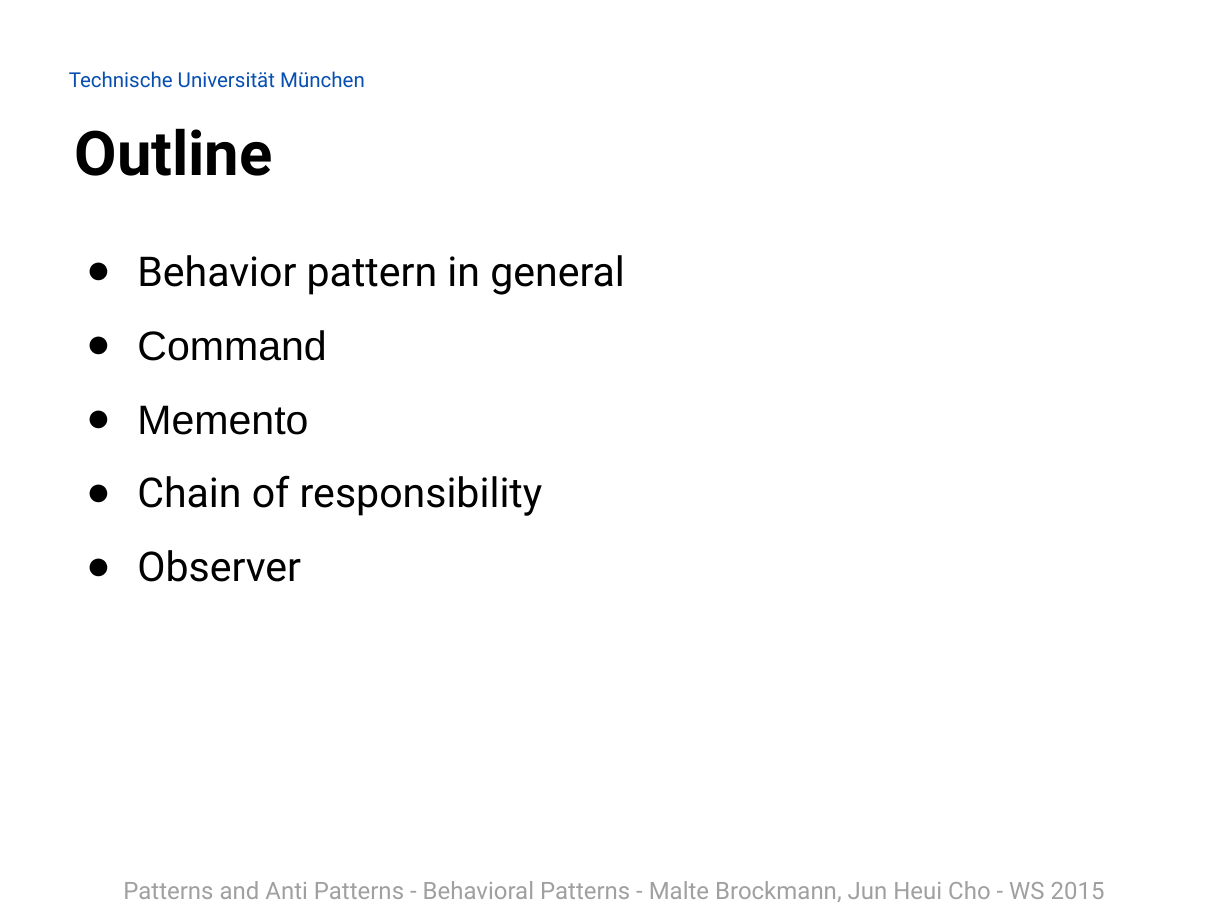
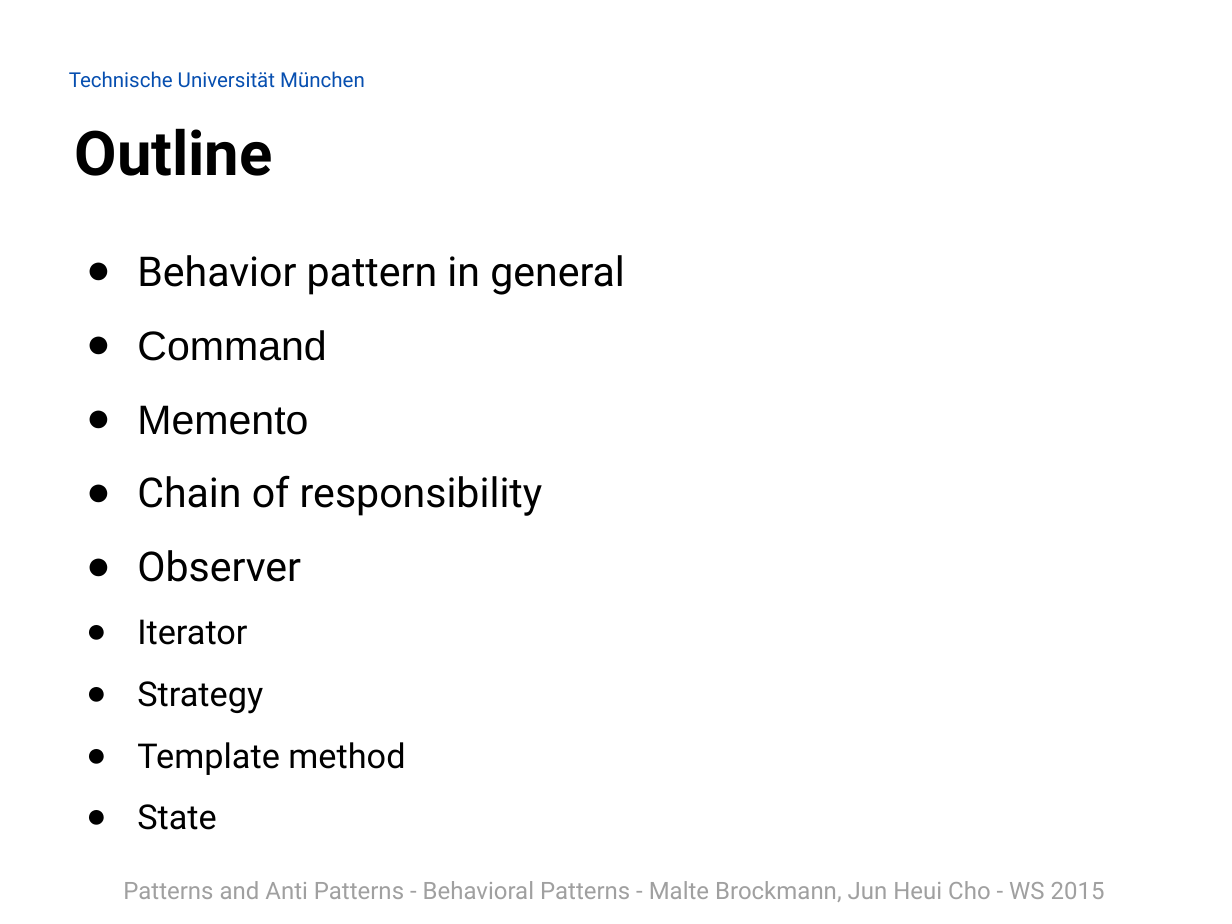
Before and after one commit to Painted6/Behavioral-design-patterns, a slide deck: slide 2 of Behavioral Patterns - JS Patterns and Anti Patterns.pptx. Drawn at 1232x924 pixels with LibreOffice and Linux fonts; fonts in the diff are those of the drawing; background and template pictures are left out. Boxes give left, top, right and bottom in pixels: in the first picture for what was removed or moved away, otherwise in the second. Text is boxed around its words. In the diff, an @@ line names an element or a change of style, - is before the commit and + after.

Commit message:
added template method and state pattern to the slides, created pdf of slides

```diff
--- a/Behavioral Patterns - JS Patterns and Anti Patterns.pptx
+++ b/Behavioral Patterns - JS Patterns and Anti Patterns.pptx
@@ text at bbox=[137, 619, 405, 830]: paragraphs added @@
+● Iterator
+● Strategy
+● Template method
+● State
```
Also in this commit, not shown: 6 other slides changed, 5 slides added, 1 other file.
